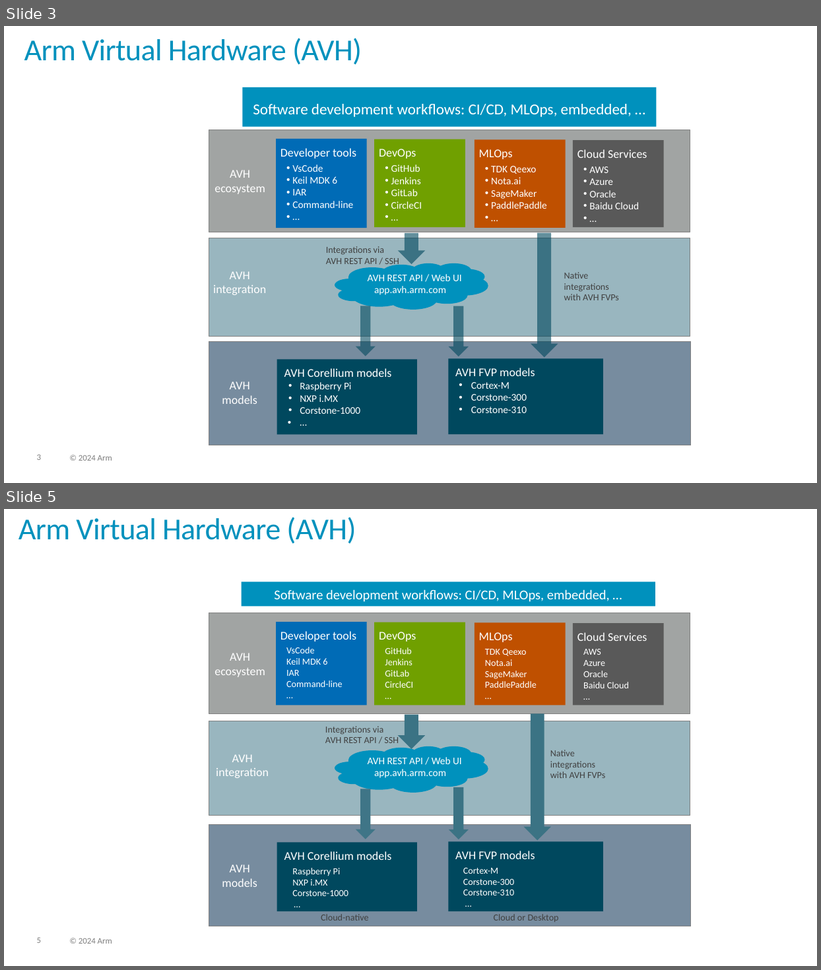
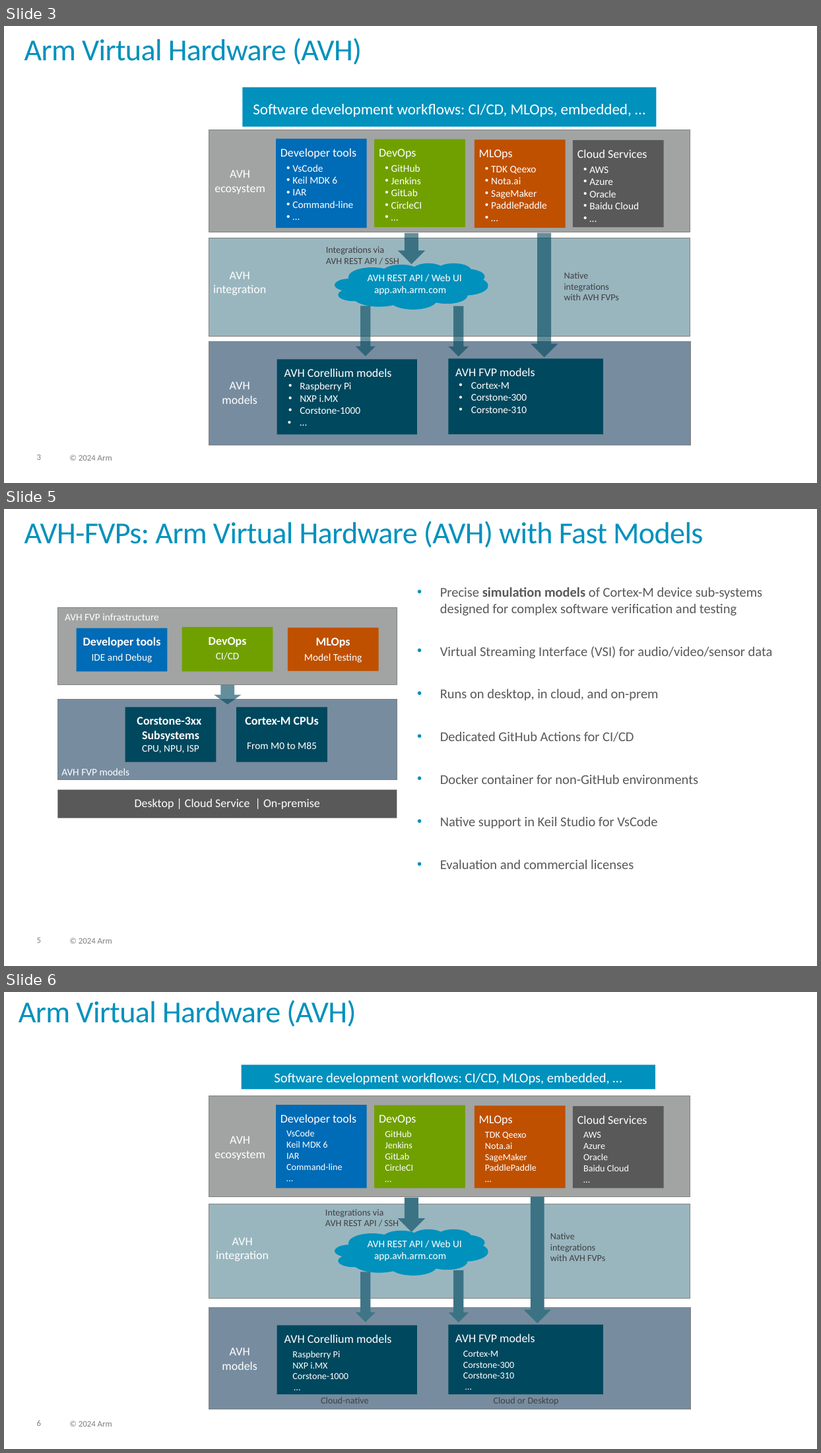
Before and after one commit to ARM-software/AVH, a slide deck: DoxyGen/overview/src/images/img_src.pptx. Shown one above the other, each under a label of ours: slides 3 and 5 before the commit, slides 3, 5 and 6 after it; the slides between them are not shown. The pictures are 821x970 and 821x1453 pixels, drawn with LibreOffice and Linux fonts; fonts in the diff are those of the drawing; background and template pictures are left out. Boxes give left, top, right and bottom in pixels: in the first picture for what was removed or moved away, otherwise in the second. Text is boxed around its words. In the diff, an @@ line names an element or a change of style, - is before the commit and + after.

```diff
--- a/DoxyGen/overview/src/images/img_src.pptx
+++ b/DoxyGen/overview/src/images/img_src.pptx
@@ slide 5 added at <box>4,509,817,966</box>, background #FFFFFF; not listed: 2 template elements that a slide beside it also shows @@
@@ title added at <box>24,521,703,548</box>, 36 pt, text #0091BD @@
+AVH-FVPs: Arm Virtual Hardware (AVH) with Fast Models
@@ text added at <box>440,587,773,869</box>, 16 pt, text #595959 @@
+• Precise simulation models of Cortex-M device sub-systems designed for complex software verification and testing
+• Virtual Streaming Interface (VSI) for audio/video/sensor data
+• Runs on desktop, in cloud, and on-prem
+• Dedicated GitHub Actions for CI/CD
+• Docker container for non-GitHub environments
+• Native support in Keil Studio for VsCode
+• Evaluation and commercial licenses
@@ rectangle added at <box>57,608,397,685</box>, fill #A1A4A3, outline #808080 0.75 pt @@
@@ text added at <box>65,613,159,621</box>, 12 pt, text #FFFFFF @@
+AVH FVP infrastructure
@@ rectangle added at <box>182,627,273,672</box>, fill #70A000, 14 pt, text #FFFFFF, bold @@
+DevOps
+CI/CD
@@ rectangle added at <box>77,628,168,672</box>, fill #006BB6, 14 pt, text #FFFFFF, bold @@
+Developer tools
+IDE and Debug
@@ rectangle added at <box>288,628,378,671</box>, fill #BF5000, 12 pt, text #FFFFFF @@
+MLOps
+Model Testing
@@ down arrow added at <box>214,685,242,705</box>, fill #00485E at 61% opacity @@
@@ rectangle added at <box>57,699,397,780</box>, fill #778C9F, outline #808080 0.75 pt @@
@@ rectangle added at <box>125,707,217,762</box>, fill #00485E, 14 pt, text #FFFFFF, bold @@
+Corstone-3xx
+Subsystems
+CPU, NPU, ISP
@@ rectangle added at <box>236,707,327,762</box>, fill #00485E, 14 pt, text #FFFFFF, bold @@
+Cortex-M CPUs
+From M0 to M85
@@ text added at <box>61,768,130,776</box>, 12 pt, text #FFFFFF @@
+AVH FVP models
@@ rectangle added at <box>57,790,397,819</box>, fill #595959, 14 pt, text #FFFFFF @@
+Desktop | Cloud Service | On-premise
@@ what was slide 5 is now slide 6 @@
```
Also in this commit, not shown: 1 slide changed, 11 other files.
